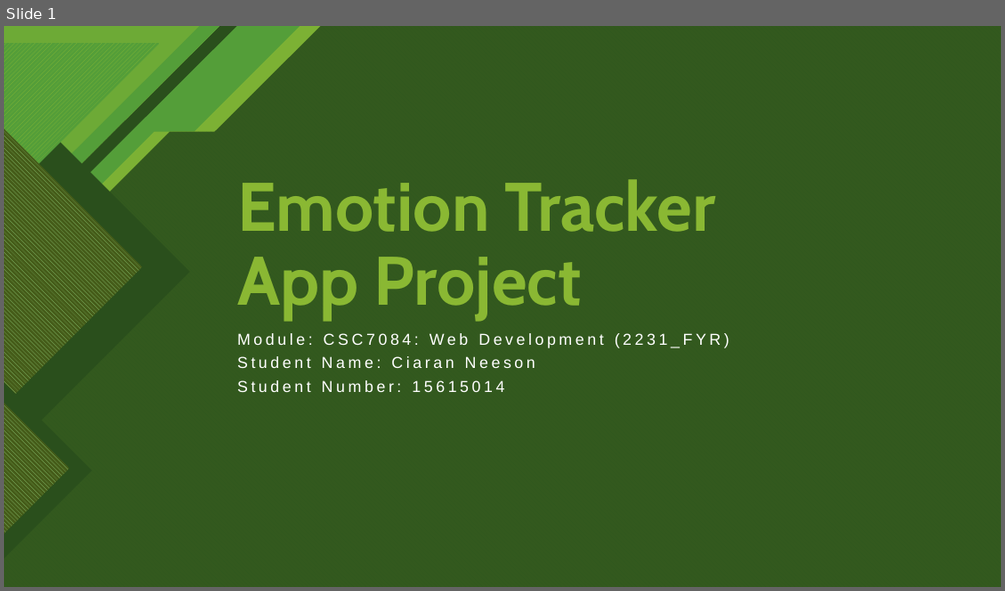
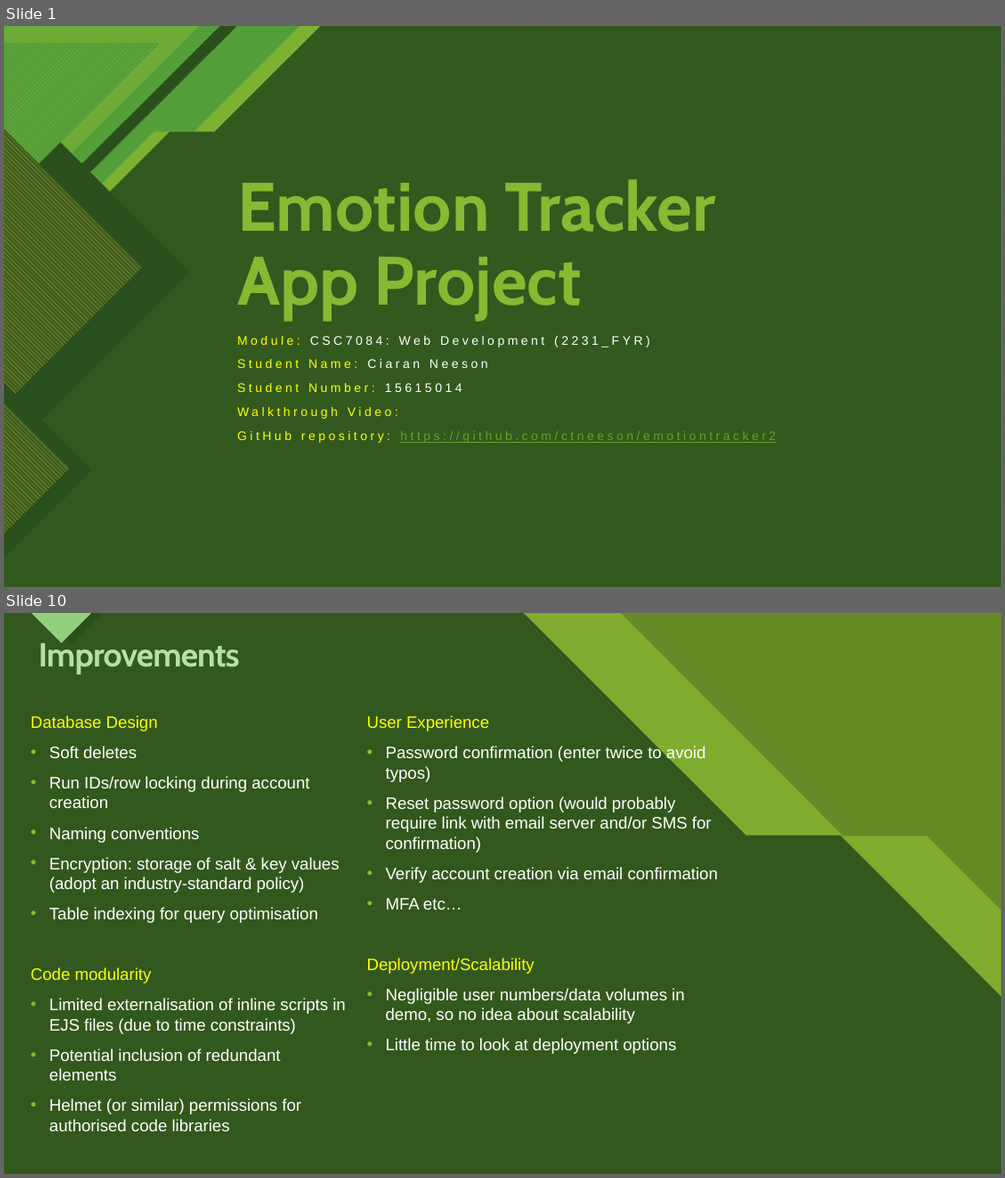
Before and after one commit to ctneeson/emotiontracker2, a slide deck: Emotion Tracker App Project.pptx. Shown one above the other, each under a label of ours: slide 1 before the commit, slides 1 and 10 after it; the slides between them are not shown. The pictures are 1005x591 and 1005x1178 pixels, drawn with LibreOffice and Linux fonts; fonts in the diff are those of the drawing. Boxes give left, top, right and bottom in pixels: in the first picture for what was removed or moved away, otherwise in the second. Text is boxed around its words. In the diff, an @@ line names an element or a change of style, - is before the commit and + after.

```diff
--- a/Emotion Tracker App Project.pptx
+++ b/Emotion Tracker App Project.pptx
@@ slide 10 added at [4,613,1001,1174], background #8AB833; not listed: 10 template elements that a slide beside it also shows @@
@@ rectangle added at [4,613,1001,1174], fill #678A26 @@
@@ rectangle added at [4,613,1001,1174], fill #678A26 @@
@@ freeform shape added at [4,613,1001,1174], fill #8AB833 at 74% opacity @@
@@ freeform shape added at [4,613,1001,1174], fill #2A4F1C at 90% opacity @@
@@ text added at [39,639,240,674], 32 pt, text #B7E0A8, bold @@
+Improvements
@@ text added at [31,715,345,1131], 16 pt, text #FFFFFF @@
+Database Design
+• Soft deletes
+• Run IDs/row locking during account creation
+• Naming conventions
+• Encryption: storage of salt & key values (adopt an industry-standard policy)
+• Table indexing for query optimisation
+Code modularity
+• Limited externalisation of inline scripts in EJS files (due to time constraints)
+• Potential inclusion of redundant elements
+• Helmet (or similar) permissions for authorised code libraries
@@ text added at [367,715,718,1054], 16 pt, text #FFFFFF @@
+User Experience
+• Password confirmation (enter twice to avoid typos)
+• Reset password option (would probably require link with email server and/or SMS for confirmation)
+• Verify account creation via email confirmation
+• MFA etc…
+Deployment/Scalability
+• Negligible user numbers/data volumes in demo, so no idea about scalability
+• Little time to look at deployment options
@@ slide 1 changed as well @@
@@ subtitle at [237,336,650,392]: size 15.3 to 12 pt in "Module: CSC7084: Web Development (2231_FYR)", "Student Name: Ciaran Neeson", "Student Number: 15615014"; text colour #FFFFFF to #FFFF00 in "Module:", "Student Name:", "Student Number:"; line spacing 0.7 to 0.9 @@
@@ subtitle at [237,407,776,443]: paragraphs added @@
+Walkthrough Video:
+GitHub repository: https://github.com/ctneeson/emotiontracker2
```
Also in this commit, not shown: 2 other slides changed, 6 other slides added, 14 slides removed.
